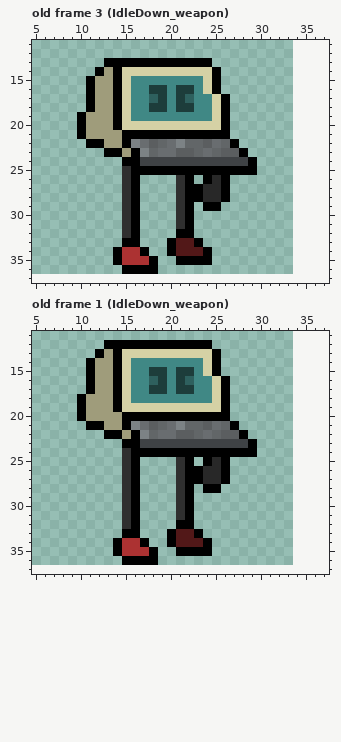
Pixel-art file: Assets/Sprites/playerSpritesheet.ase. Above is the file before it was changed.
30x30 pixels, 24 frames. Colours within 5 levels of each other are drawn and written as one. Shown: old frame 3 (IdleDown_weapon): x 5..37, y 11..37; old frame 1 (IdleDown_weapon): x 5..37, y 11..37. The old version is drawn lined up with the new one, on the new canvas. The commit also changed other frames, which this record leaves out.
And afterwards:
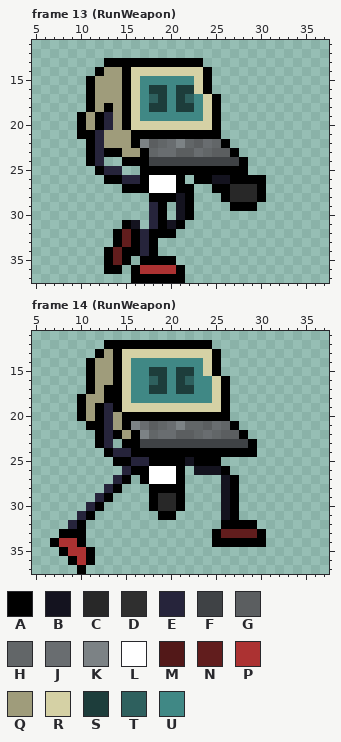
Palette (. is transparent): A #000000  B #14131f  C #282828  D #2f2f2f  E #26243b  F #3f4245  G #5b5e60  H #626668  J #696d70  K #7c8285  L #ffffff  M #521818  N #611d1d  P #ac3232  Q #9f9c7b  R #d5d1a5  S #1d3d3b  T #2e605e  U #408885
A new or re-ordered frame is compared with the old frame closest to it.
The edit:
canvas 30x30 -> 38x38, the old top-left corner now at 4,7
frames re-ordered
--- frame 13 (RunWeapon) against old frame 3 (IdleDown_weapon)
@@ x 5..37 @@
 12 .................................
-13 ........AAAAAAAAAAAA.............
-14 .......AQARRRRRRRRRRA............
-15 ......AQQARUUUUUUUURA............
-16 ......AQQARUUSSUSSURA............
-17 ......AQQARUUTSUSTUURA...........
-18 ......AQQARUUSSUSSUURA...........
-19 .....AQQQARUUUUUUUUURA...........
-20 .....AQQQARRRRRRRRRRRA...........
-21 .....AQQQQAAAAAAAAAAAA...........
-22 ......AAQQAKJGHJKHHGJHA..........
-23 ........AAQAKHJJGGHJHGGA.........
-24 ..........AAFFFFFFFFFFFFA........
-25 ..........DAAAAAAAAAAAAAA........
-26 ..........DA....DA.ACA...........
-27 ..........DA....DAACCA...........
-28 ..........DA....DAACCA...........
-29 ..........DA....DA.AA............
-30 ..........DA....DA...............
-31 ..........DA....DA...............
-32 ..........DA....AA...............
-33 ..........AA...AMMA..............
-34 .........APPA..AMMMA.............
-35 .........APPPA..AAAA.............
-36 ..........AAAA...................
-37 .................................
+13 ........AAAAAAAAAAA..............
+14 .......AQQARRRRRRRRA.............
+15 ......AQQQARUUUUUURA.............
+16 ......AQQQARUSSUSSRA.............
+17 ......AQQQARUTSUSTURA............
+18 ......AQAQARUSSUSSURA............
+19 .....AQAEQARUUUUUUURA............
+20 .....AQAEQARRRRRRRRRA............
+21 .....AAEQQQAAAAAAAAAA............
+22 ......AEQQQAKGHJKHGJHA...........
+23 ......AEAAQQAHJJGGJHGGA..........
+24 ......AE..AAAFFFFFFFFFFA.........
+25 .......AEE..AAAAAAAAAAAA.........
+26 ........AAEEALLLA.AABBAAAA.......
+27 ..........AAALLLAA..AACCCA.......
+28 .............AAABA...ACCCA.......
+29 .............EA.BA....AAA........
+30 .............EA.BA...............
+31 ..........AB.EABA................
+32 .........ANAEAAA.................
+33 .........ANAEA...................
+34 ........ANAAEA...................
+35 ........ANA.AAAA.................
+36 ........AA.APPPPA................
+37 ...........AAAAAA................
--- frame 14 (RunWeapon) against old frame 1 (IdleDown_weapon)
@@ x 5..37 @@
 16 ......AQQARUUTSUSTUURA...........
-17 ......AQQARUUSSUSSUURA...........
-18 .....AQQQARUUUUUUUUURA...........
-19 .....AQQQARRRRRRRRRRRA...........
-20 .....AQQQQAAAAAAAAAAAA...........
-21 ......AAQQAKJGHJKHHGJHA..........
-22 ........AAQAKHJJGGHJHGGA.........
-23 ..........AAFFFFFFFFFFFFA........
-24 ..........DAAAAAAAAAAAAAA........
-25 ..........DA....DA.ACA...........
-26 ..........DA....DAACCA...........
-27 ..........DA....DAACCA...........
-28 ..........DA....DA.AA............
-29 ..........DA....DA...............
-30 ..........DA....DA...............
-31 ..........DA....DA...............
-32 ..........DA....AA...............
-33 ..........AA...AMMA..............
-34 .........APPA..AMMMA.............
-35 .........APPPA..AAAA.............
-36 ..........AAAA...................
-37 .................................
+17 ......AQAARUUSSUSSUURA...........
+18 .....AQQAARUUUUUUUUURA...........
+19 .....AQAEARRRRRRRRRRRA...........
+20 .....AQAEQAAAAAAAAAAAA...........
+21 ......AAEQAKJGHJKHHGJHA..........
+22 .......AEAQAKHJJGGHJHGGA.........
+23 .......AE.AAFFFFFFFFFFFFA........
+24 ........AEEAAAAAAAAAAAAAA........
+25 .........AAEEAAAABAAA............
+26 ..........EAALLLA.BBBA...........
+27 .........EA.ALLLA....BA..........
+28 ........EA...AAAA....BA..........
+29 .......EA....ACCA....BA..........
+30 ......EA.....ACCA....BA..........
+31 .....EA.......AA.....BA..........
+32 ....EA...............AAAA........
+33 ...AAA..............ANNNNA.......
+34 ..APPA..............AAAAAA.......
+35 ...APPA..........................
+36 ....APA..........................
+37 .....A...........................
Boxes around the changes in both pictures, in picture pixels (x1, y1, x2, y2):
changed: (86, 58, 266, 283)
changed: (50, 385, 266, 574)
